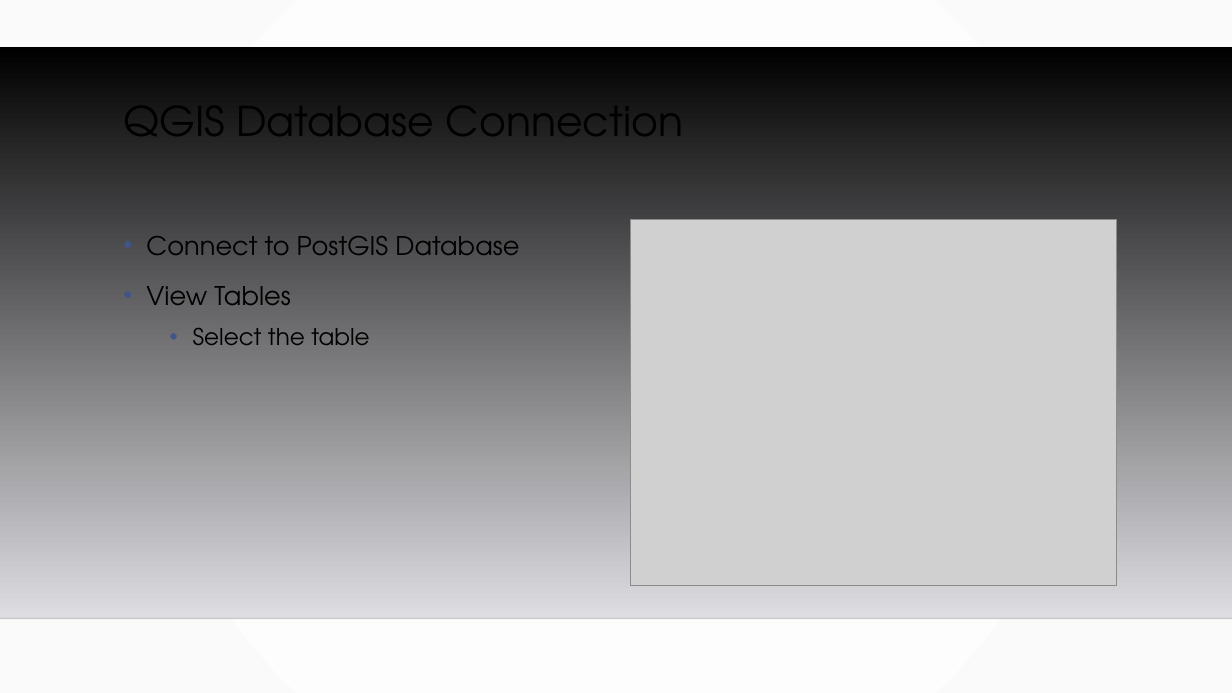
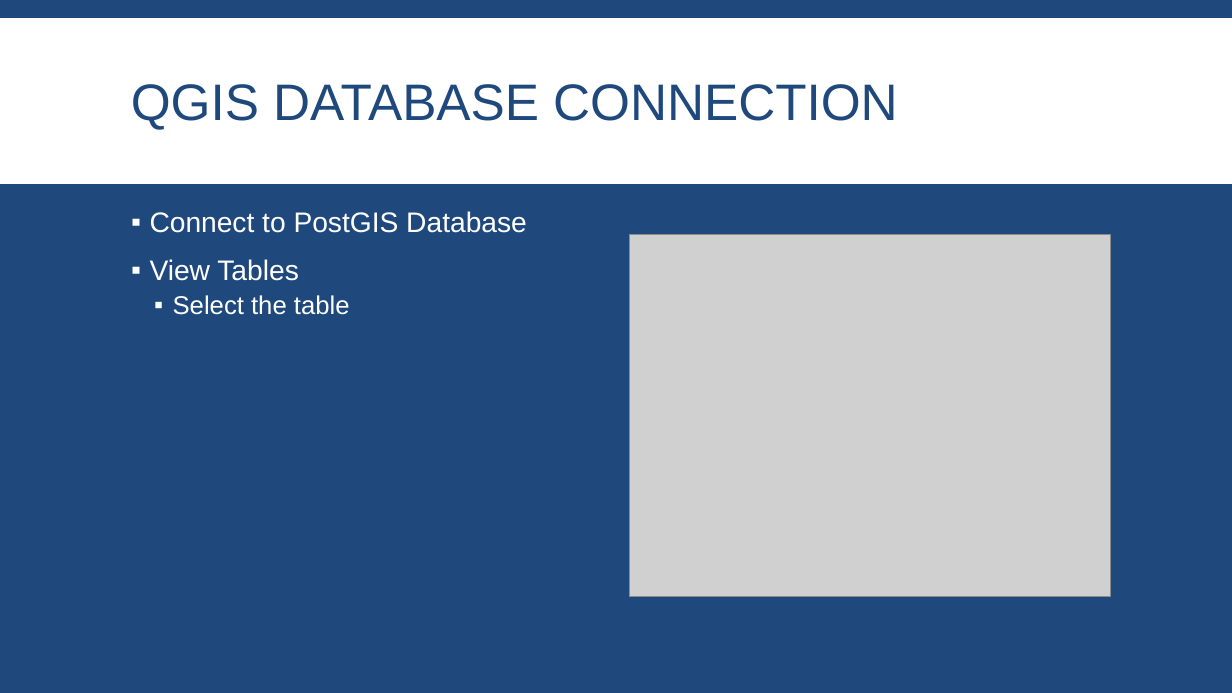
Before and after one commit to MGIS-UMN/GIS5577_week5, a slide deck: slide 28 of Spatial_Databases.odp. Drawn at 1232x693 pixels with LibreOffice and Linux fonts; fonts in the diff are those of the drawing; grey boxes stand for pictures; background and template pictures are left out. Boxes give left, top, right and bottom in pixels: in the first picture for what was removed or moved away, otherwise in the second. Text is boxed around its words. In the diff, an @@ line names an element or a change of style, - is before the commit and + after.

```diff
--- a/Spatial_Databases.odp
+++ b/Spatial_Databases.odp
@@ background gradient #FFFFFF to #FAFAFA to #1F497D @@
@@ freeform shape added at [0, 18, 1232, 184], fill #FFFFFF @@
@@ title "QGIS DATABASE CONNECTION" at [131, 84, 898, 130]: vertical alignment top to middle @@
@@ freeform shape removed at [0, 47, 1232, 618] @@
@@ title at [131, 84, 898, 130]: text changed; size 32 to 40 pt; font TeX Gyre Adventor to Arial; text colour #000000 to #1F497D @@
-QGIS Database Connection
+QGIS DATABASE CONNECTION
@@ text "Connect to PostGIS Database": place and size @@
-text "Connect to PostGIS Database" at [146, 236, 519, 345]
+text "Connect to PostGIS Database" at [150, 211, 527, 315]
@@ text "Connect to PostGIS Database" at [150, 211, 527, 315]: size 20 to 22 pt in "Connect to PostGIS Database", "View Tables"; font TeX Gyre Adventor to Arial, text colour #000000 to #FFFFFF; size 18 to 20 pt in "Select the table"; bullet • to ▪; line spacing 1.2 to 0.9; more space between paragraphs; bullet colour #415588 to #FFFFFF @@
@@ picture: place and size @@
-picture at [630, 219, 1116, 585]
+picture at [629, 235, 1110, 596]
@@ line removed from (0, 618) to (1232, 618) @@
```
Also in this commit, not shown: 39 other slides changed, 2 other files.
